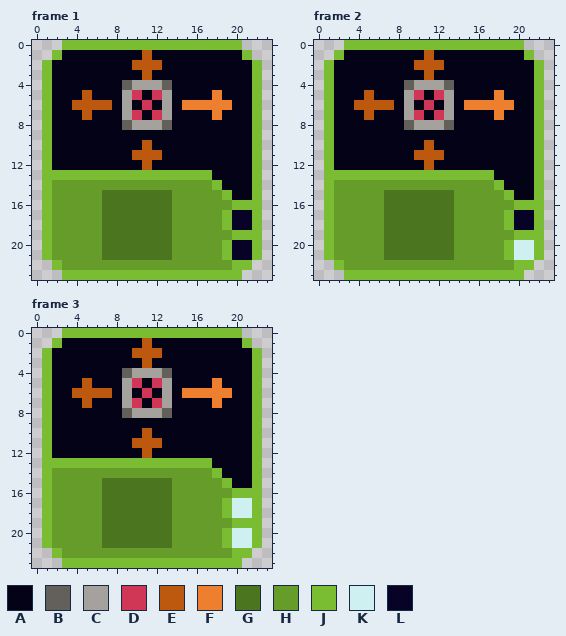
One commit to this pixel-art file: Art/Textures/Tiles/GreenTiles/scatter_router.aseprite. Above is the file before it was changed.
24x24 pixels, 3 frames. Shown: frame 1, frame 2, frame 3.
Palette (. is transparent): A #040217  B #63605c  C #a5a29d  D #d03656  E #bd580f  F #ee7f2f  G #4c7520  H #659c2a  J #7abd33  K #cef0f1  L #070326
The same view after the edit:
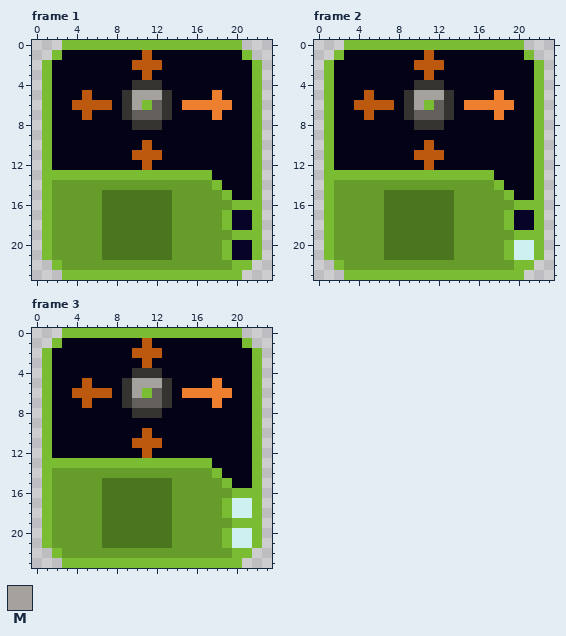
Colours new in this view: M #a5a29d
The exact change:
Colour C changes from #a5a29d to #343330.
Frame 1:
Colour B becomes colour A in row 4 at x 9 and 13; in row 8 at x 9 and 13.
Colour A becomes colour B in row 6 at x 12; in row 7 at x 11.
Colour D becomes colour B in row 7 at x 10 and 12.
Colour D becomes colour J in row 6 at x 11.
Colour A becomes colour M in row 5 at x 11; in row 6 at x 10.
Colour D becomes colour M in row 5 at x 10 and 12.
Frame 2: the same change as frame 1
Frame 3: the same change as frame 1
